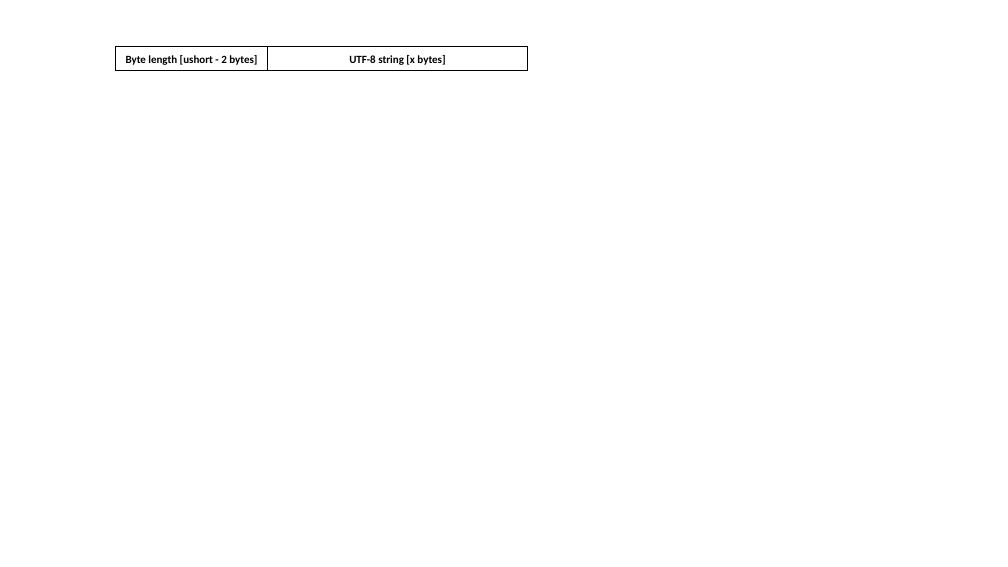
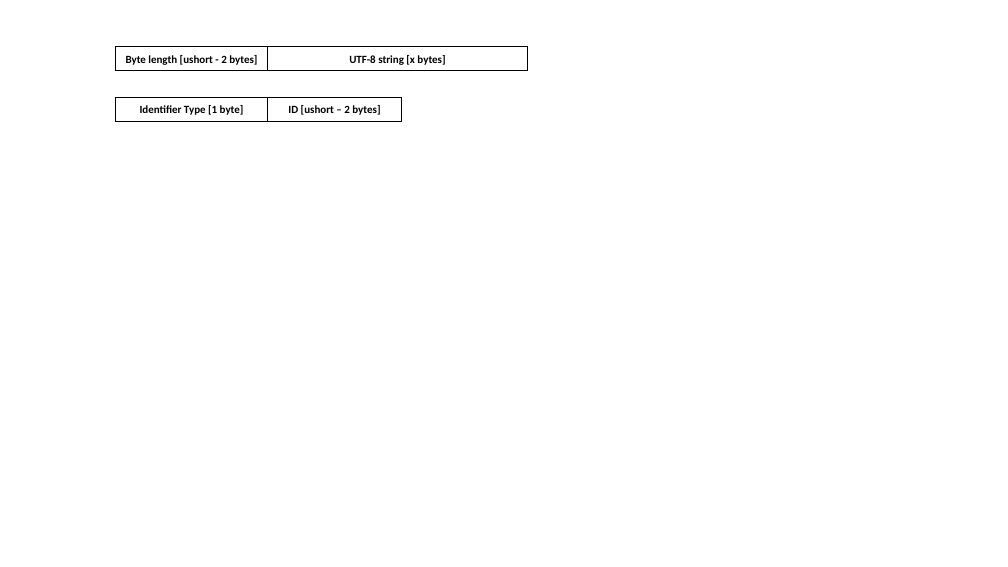
Before and after one commit to randomuserhi/GTFOReplay, a slide deck: slide 6 of Diagrams.pptx. Drawn at 1008x567 pixels with LibreOffice and Linux fonts; fonts in the diff are those of the drawing. Boxes give left, top, right and bottom in pixels: in the first picture for what was removed or moved away, otherwise in the second. Text is boxed around its words. In the diff, an @@ line names an element or a change of style, - is before the commit and + after.

Commit message:
chore: resource container lock type

```diff
--- a/Diagrams.pptx
+++ b/Diagrams.pptx
@@ rectangle added at [116, 98, 268, 122], fill #FFFFFF, outline #000000 1 pt, 10.5 pt, text #000000, bold @@
+Identifier Type [1 byte]
@@ rectangle added at [268, 98, 402, 122], fill #FFFFFF, outline #000000 1 pt, 10.5 pt, text #000000, bold @@
+ID [ushort – 2 bytes]
```
Also in this commit, not shown: 6 other files.
